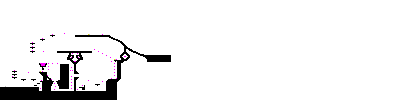
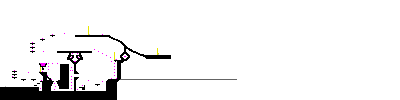
Layered file, before and after one edit (400x100). Changes by layer:
painted on "Background" over [40, 26, 237, 80]
